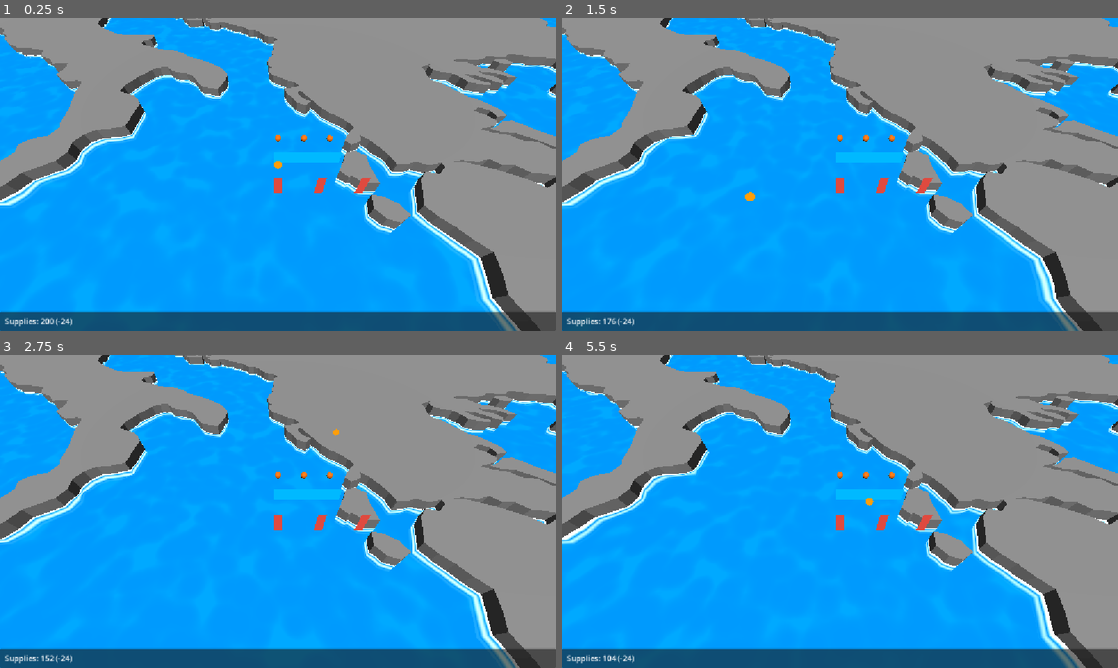
Above: before the commit, frames 1-4 (two rows, left to right).
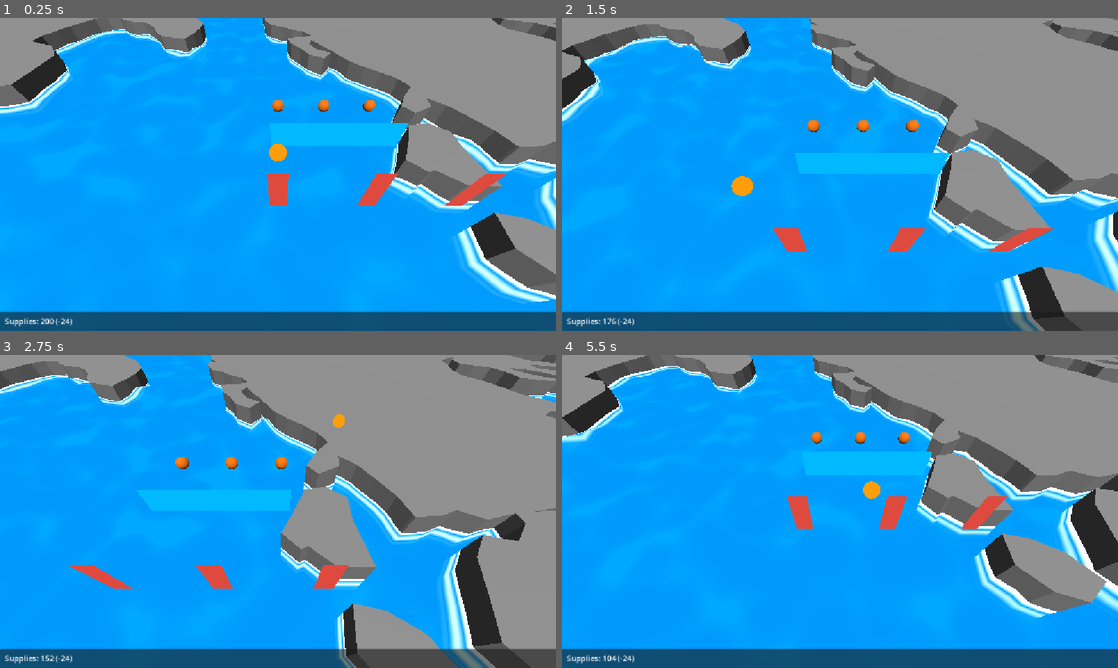
Above: after the commit, the same moments.

Repository: DatYak/Brackeys-Jam-26
Game: Godot game, scene res://scenes/game.tscn
Same seed, same stepped clock (60 frames per second), same inputs: the game is played once before the commit and once after it.
Inputs (mouse positions are in pixels of both pictures, inside the frame that each line leads up to):
- Up to frame 1 (0.25 s): no input
- Up to frame 2 (1.5 s): tap Enter (ui_accept) at 0.5, 0.77 s; move the mouse to (962, 158) at 0.52 s; hold D (move_right) 0.53-1.25 s; tap Space (next_turn) at 0.6 s; click (962, 158) at 0.67 s; drag from (728, 190) to (812, 237) at 1.27 s
- Up to frame 3 (2.75 s): move the mouse to (333, 442) at 2.02 s; hold D (move_right) from 2.03 s (still down); tap Space (next_turn) at 2.1 s
- Up to frame 4 (5.5 s): release D (move_right) at 2.75 s; drag from (812, 574) to (673, 464) at 2.77 s; move the mouse to (1006, 558) at 3.52 s; hold A (move_left) 3.53-4.25 s; tap Space (next_turn) at 3.6, 5.1 s; tap Enter (ui_accept) at 3.77 s; drag from (673, 464) to (756, 433) at 4.27 s; move the mouse to (867, 511) at 5.02 s; hold S (move_down) from 5.03 s (still down); click (867, 511) at 5.17 s

The runs differ from the first frame. In frame 1, 38% of the frame differs, in the area x 0-100%, y 0-100%; in frame 2, 35%; in frame 3, 35%; in frame 4, 37%.

Commit message:
Implemented camera controller

Diff:
--- /dev/null
+++ b/CameraController.gd
@@ -0,0 +1,43 @@
+class_name CameraController extends Camera3D
+
+@export var speed = 5
+@export var radius = 10
+@export var travel_time = 1
+var height = 10.5
+var adjusted_center_point : Vector3
+
+var input_enabled = true
+
+func _ready() -> void:
+	adjusted_center_point = position
+	center_on_point(Vector3(0,0,0))
+
+# Called every frame. 'delta' is the elapsed time since the previous frame.
+func _process(delta: float) -> void:
+	if (not input_enabled):
+		return
+
+	var input_dir := Input.get_vector("move_left", "move_right", "move_down", "move_up")
+
+	var new_position = position
+	new_position.x += input_dir.x * speed * delta
+	new_position.z -= input_dir.y * speed * delta
+
+	if new_position.distance_to(adjusted_center_point) <= radius:
+		position = new_position
+
+func center_on_point(point : Vector3):
+	input_enabled = false
+
+	var backwardsVector = basis.z
+	var scalar = height / backwardsVector.y
+	adjusted_center_point = point + (scalar * backwardsVector)
+
+	var tween = get_tree().create_tween()
+	tween.tween_property(self, "position", adjusted_center_point, travel_time)
+	tween.tween_callback(enable_input)
+
+
+
+func enable_input():
+	input_enabled = true
--- a/scenes/camera.tscn
+++ b/scenes/camera.tscn
@@ -1,7 +1,12 @@
 [gd_scene format=3 uid="uid://bx0klj2a3og8x"]
 
 [ext_resource type="PackedScene" uid="uid://by4hahqc0135s" path="res://scenes/cursor.tscn" id="1_a3ute"]
+[ext_resource type="Script" uid="uid://s6yxjjpblerw" path="res://CameraController.gd" id="1_kod1s"]
 
-[node name="Camera3D" type="Camera3D" unique_id=2076793452]
+[node name="Camera3D" type="Camera3D" unique_id=510139522]
+script = ExtResource("1_kod1s")
+speed = 8
+radius = 20
+metadata/_custom_type_script = "uid://s6yxjjpblerw"
 
 [node name="Cursor" parent="." unique_id=12422246 instance=ExtResource("1_a3ute")]
--- a/scenes/interactive_map.tscn
+++ b/scenes/interactive_map.tscn
@@ -35,7 +35,7 @@
 shape = SubResource("WorldBoundaryShape3D_dvmqr")
 
 [node name="Camera3D" parent="." unique_id=2076793452 instance=ExtResource("1_x3wbd")]
-transform = Transform3D(1, 0, 0, 0, 0.61977905, 0.7847764, 0, -0.7847764, 0.61977905, 0, 21.30045, 18.946604)
+transform = Transform3D(1, 0, 0, 0, 0.61977905, 0.7847764, 0, -0.7847764, 0.61977905, 0, 10.241191, 11.65391)
 
 [node name="Terrain" type="Node3D" parent="." unique_id=1564010107]
 transform = Transform3D(1, 0, 0, 0, 1, 0, 0, 0, 1, 0, -0.86549187, 0)
Not shown, added: CameraController.gd.uid
